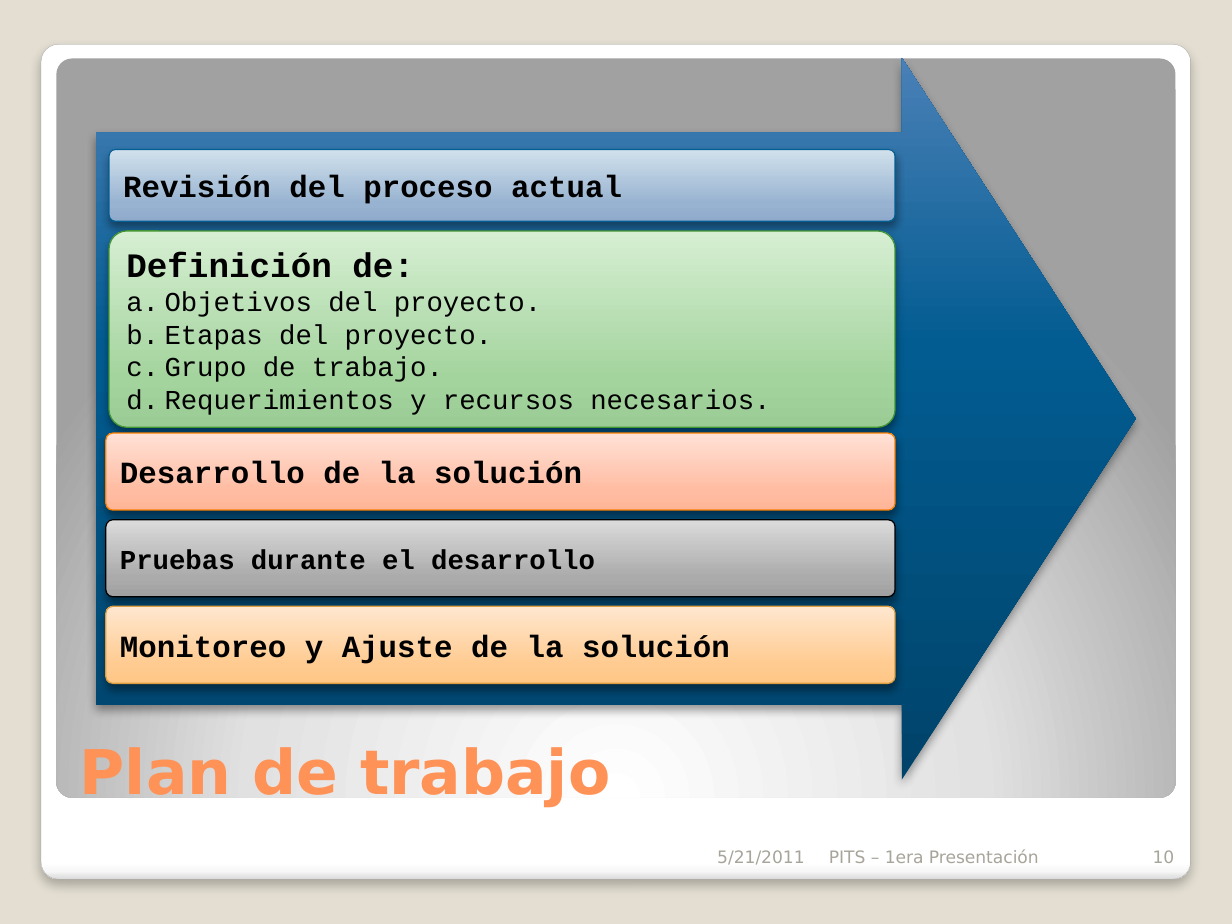
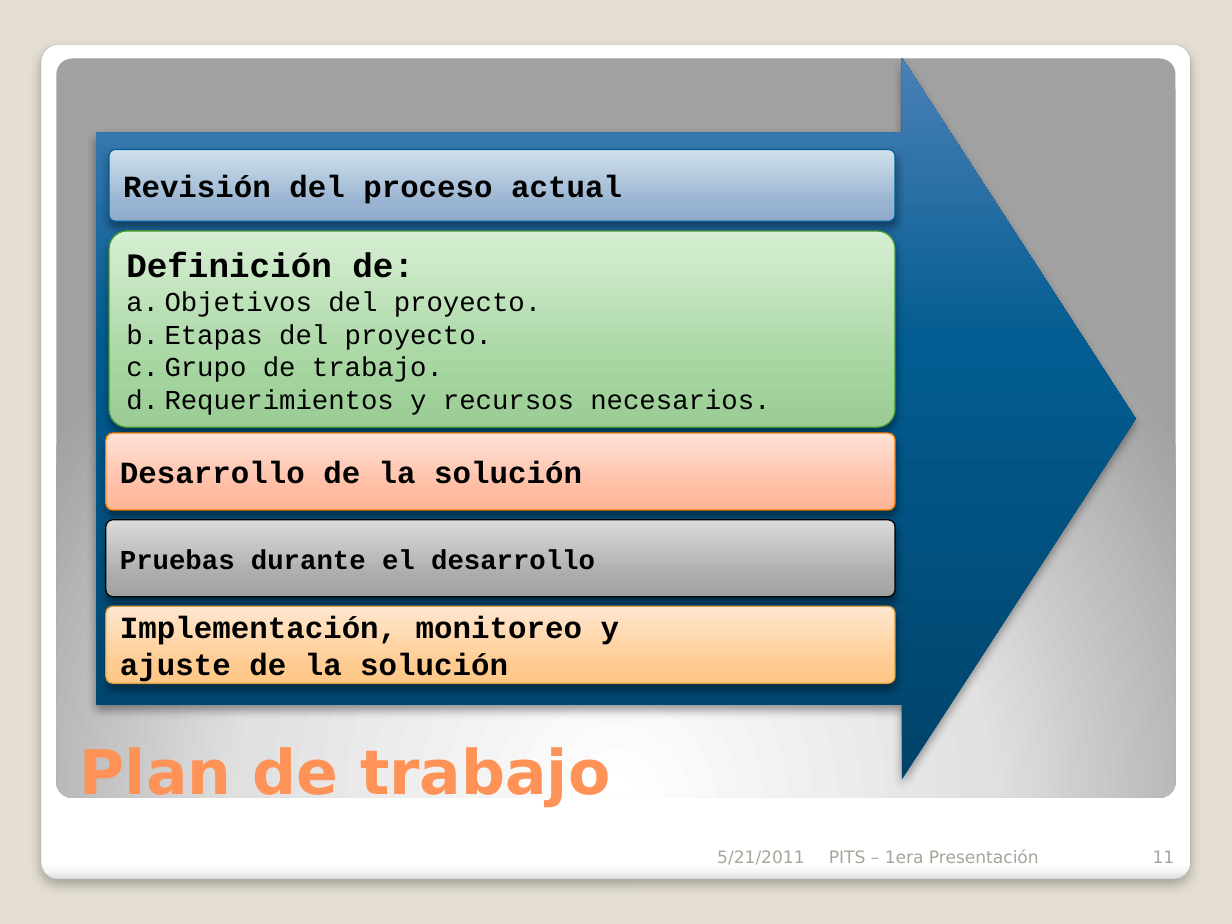
Before and after one commit to cuonglun12/pits-bi-real-time, a slide deck: slide 11 of Presentacion/PITS_BI_01.pptx (slide 10 before the commit). Drawn at 1232x924 pixels with LibreOffice and Linux fonts; fonts in the diff are those of the drawing. Boxes give left, top, right and bottom in pixels: in the first picture for what was removed or moved away, otherwise in the second. Text is boxed around its words. In the diff, an @@ line names an element or a change of style, - is before the commit and + after.

```diff
--- a/Presentacion/PITS_BI_01.pptx
+++ b/Presentacion/PITS_BI_01.pptx
@@ text in rounded rectangle at (120,616,619,684): text changed @@
-Monitoreo y Ajuste de la solución
+Implementación, monitoreo y
+ajuste de la solución
@@ page number at (1153,850,1175,863): text changed @@
-10
+11
```
Also in this commit, not shown: 1 slide added, 46 other files.
